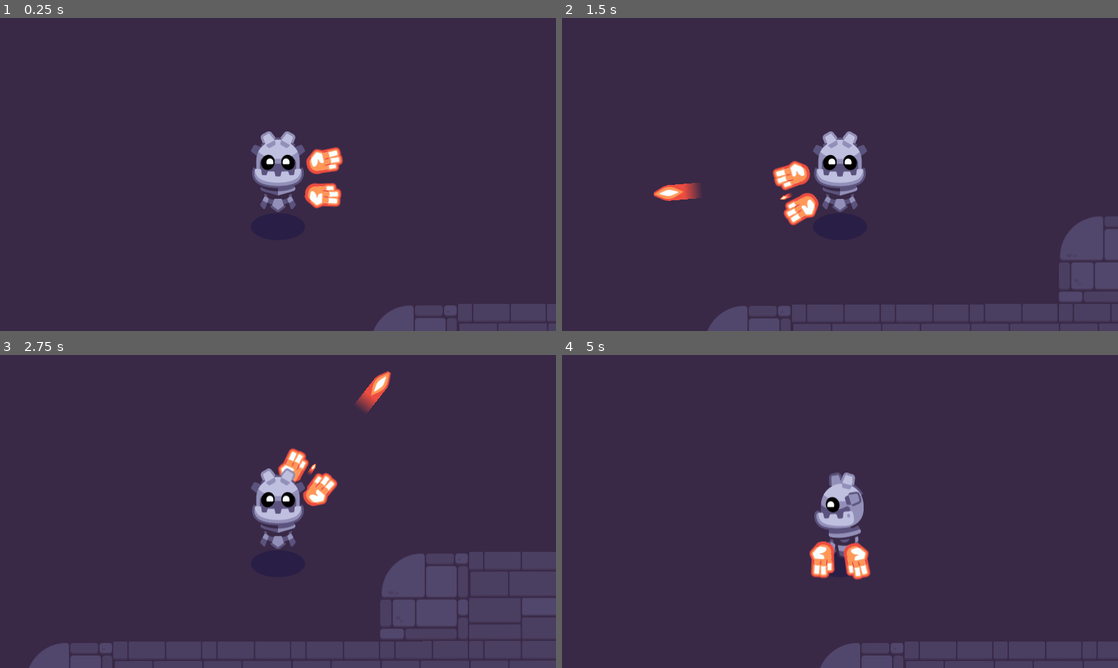
Above: before the commit, frames 1-4 (two rows, left to right).
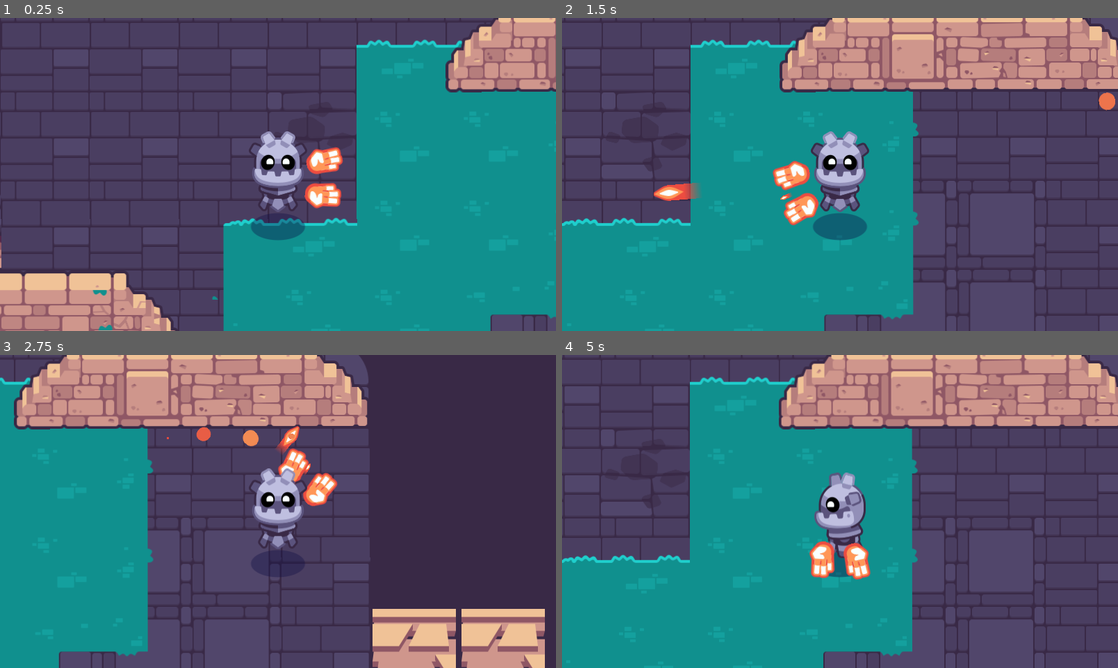
Above: after the commit, the same moments.

Repository: jhmaytziu/2D-GameDev-Course
Game: Godot game, scene res://start.tscn
The game is run twice, just before and just after one commit, with the same random seed, the same clock (stepped at 60 frames per second) and the same inputs. This scene is started directly instead of the project's main scene. Sound files missing from this copy of the repository are replaced by a short silence.
Inputs (mouse positions are in pixels of both pictures, inside the frame that each line leads up to):
- Up to frame 1 (0.25 s): no input
- Up to frame 2 (1.5 s): tap Enter at 0.5 s; move the mouse to (962, 158) at 0.52 s; hold D (move_right) 0.53-1.25 s; hold Mouse wheel down (cycle_weapon_down) 0.53-1.25 s; click (962, 158) at 0.67 s; drag from (728, 190) to (812, 237) at 1.27 s
- Up to frame 3 (2.75 s): move the mouse to (333, 442) at 2.02 s; press the mouse at (333, 442) at 2.03 s; hold D (move_right) from 2.03 s (still down)
- Up to frame 4 (5 s): release D (move_right) at 2.75 s; release the mouse at (895, 442) at 2.75 s; drag from (812, 574) to (884, 455) at 2.77 s; move the mouse to (1006, 558) at 3.52 s; hold A (move_left) 3.53-4.25 s; hold Mouse wheel up (cycle_weapon_up) 3.53-4.25 s; drag from (673, 464) to (840, 539) at 4.27 s

The runs differ from the first frame. In frame 1, 86% of the frame differs, in the area x 0-100%, y 0-100%; in frame 2, 83%; in frame 3, 65%; in frame 4, 85%.

Commit message:
Add a Player and Rooms

Diff:
--- a/02.getting-to-know-godot/start.tscn
+++ b/02.getting-to-know-godot/start.tscn
@@ -15,6 +15,7 @@
 tile_set = ExtResource("2_vnf5n")
 format = 2
 layer_0/name = "Bridges"
+layer_0/tile_data = PackedInt32Array(458768, 131072, 1, 458766, 0, 1, 458767, 0, 1, 458765, 0, 1, 458764, 65536, 1, 262169, 262144, 1, 131097, 196608, 1, 196633, 196608, 1, 25, 196608, 1, 65561, 196608, 1, -131047, 327680, 1, -65511, 196608, 1, 589841, 262144, 1, 524304, 196608, 1, 589840, 262144, 1, 262156, 196608, 1, 327692, 196608, 1, 393228, 262144, 1, 262155, 262144, 1)
 metadata/_edit_lock_ = true
 
 [node name="InvisibleWalls" type="TileMap" parent="."]
@@ -24,7 +25,7 @@
 metadata/_edit_lock_ = true
 
 [node name="Player" parent="." instance=ExtResource("4_432x2")]
-position = Vector2(-2, -13)
+position = Vector2(655, 413)
 
 [node name="RoomA" parent="." instance=ExtResource("5_v6san")]
 
Not shown, changed: 02.getting-to-know-godot/godot_tours.log
